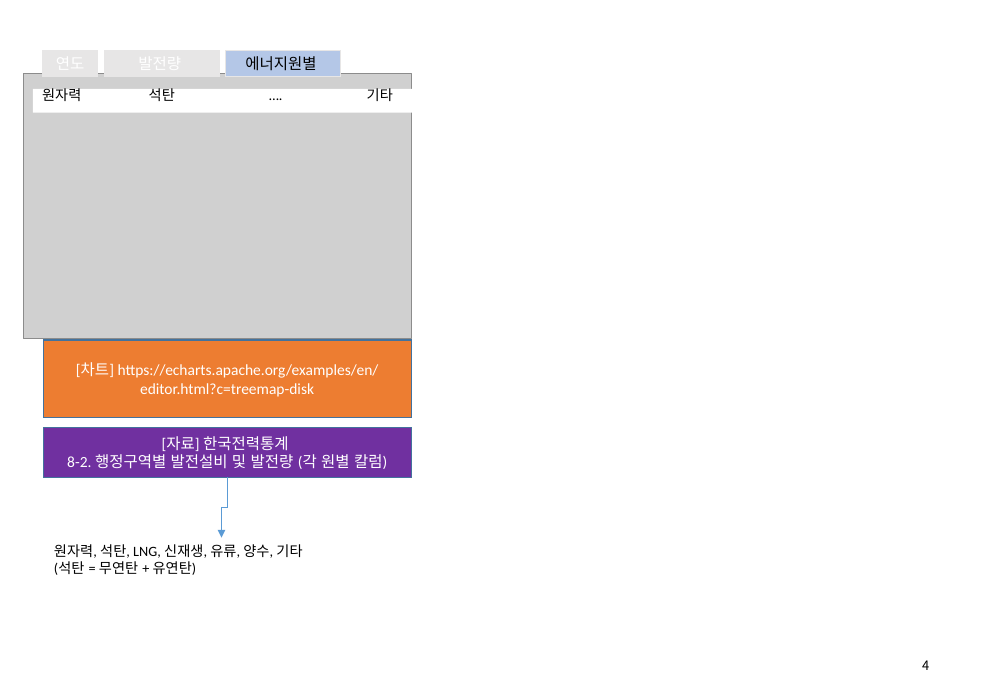
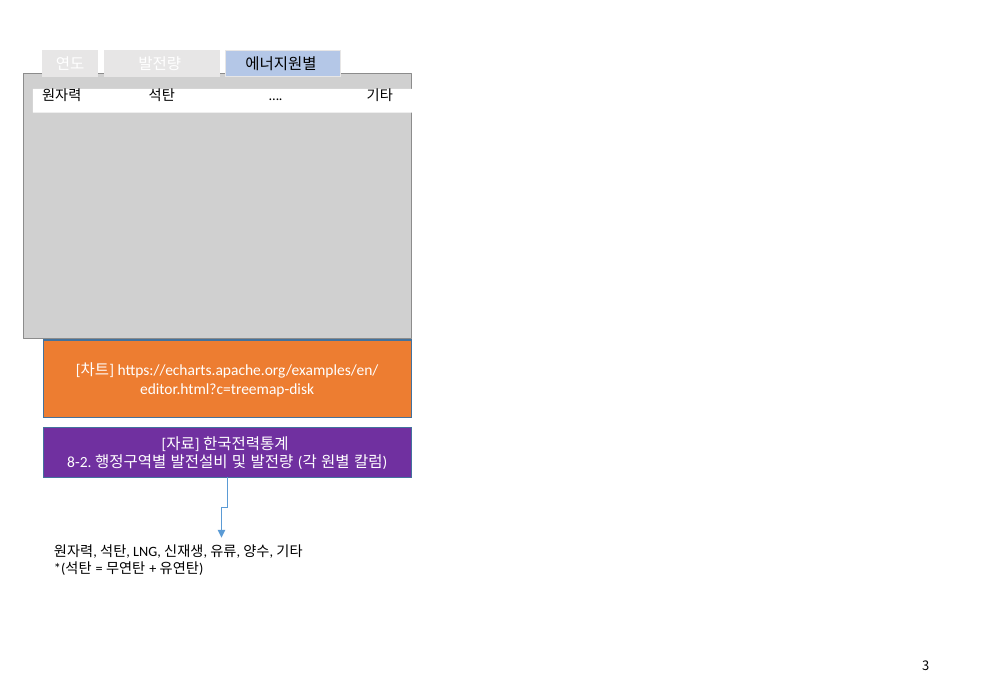
Before and after one commit to meandthey/platForm, a slide deck: slide 4 of 화면구성/to최원석부장님/9. 전력공급/전력공급현황_화면구성.pptx (slide 5 before the commit). Drawn at 1008x698 pixels with LibreOffice and Linux fonts; fonts in the diff are those of the drawing; grey boxes stand for pictures. Boxes give left, top, right and bottom in pixels: in the first picture for what was removed or moved away, otherwise in the second. Text is boxed around its words. In the diff, an @@ line names an element or a change of style, - is before the commit and + after.

```diff
--- a/화면구성/to최원석부장님/9. 전력공급/전력공급현황_화면구성.pptx
+++ b/화면구성/to최원석부장님/9. 전력공급/전력공급현황_화면구성.pptx
@@ text at [54, 561, 204, 575]: text changed @@
-(석탄 = 무연탄 + 유연탄)
+*(석탄 = 무연탄 + 유연탄)
@@ page number at [922, 660, 929, 670]: text changed @@
-4
+3
```
Also in this commit, not shown: 2 other slides changed, 2 slides added, 1 slide removed, 27 other files.
